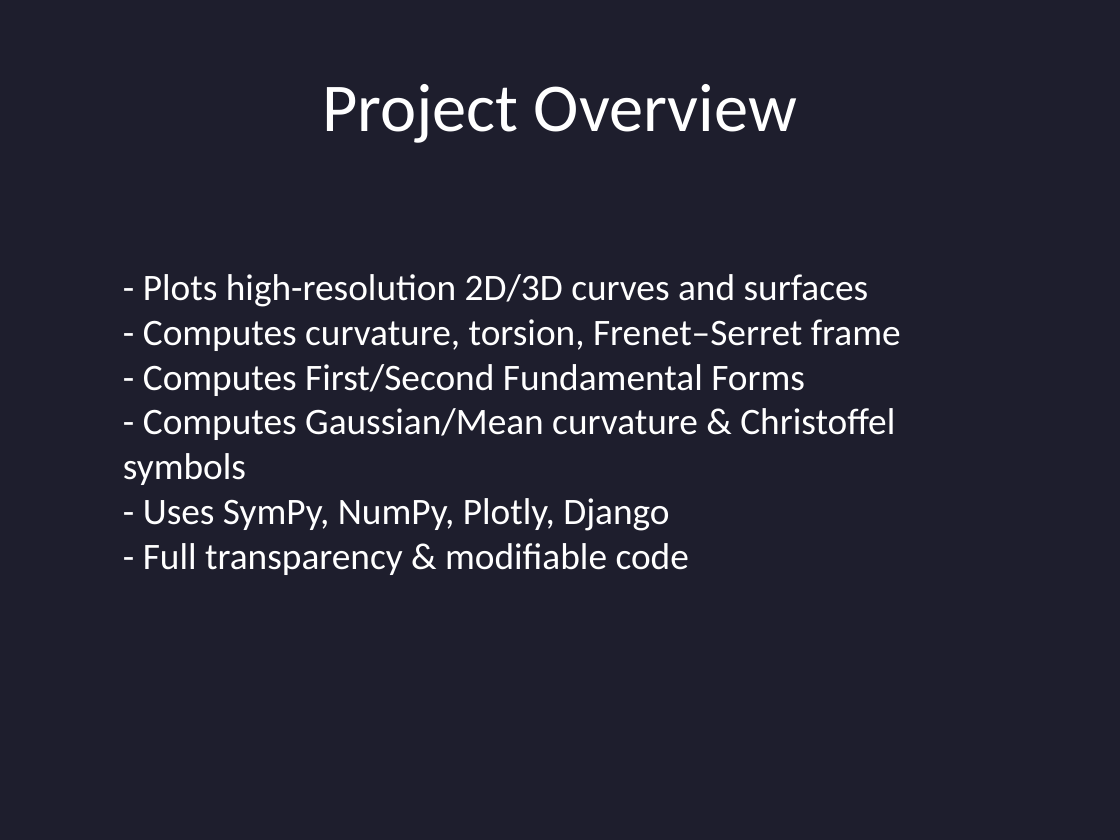
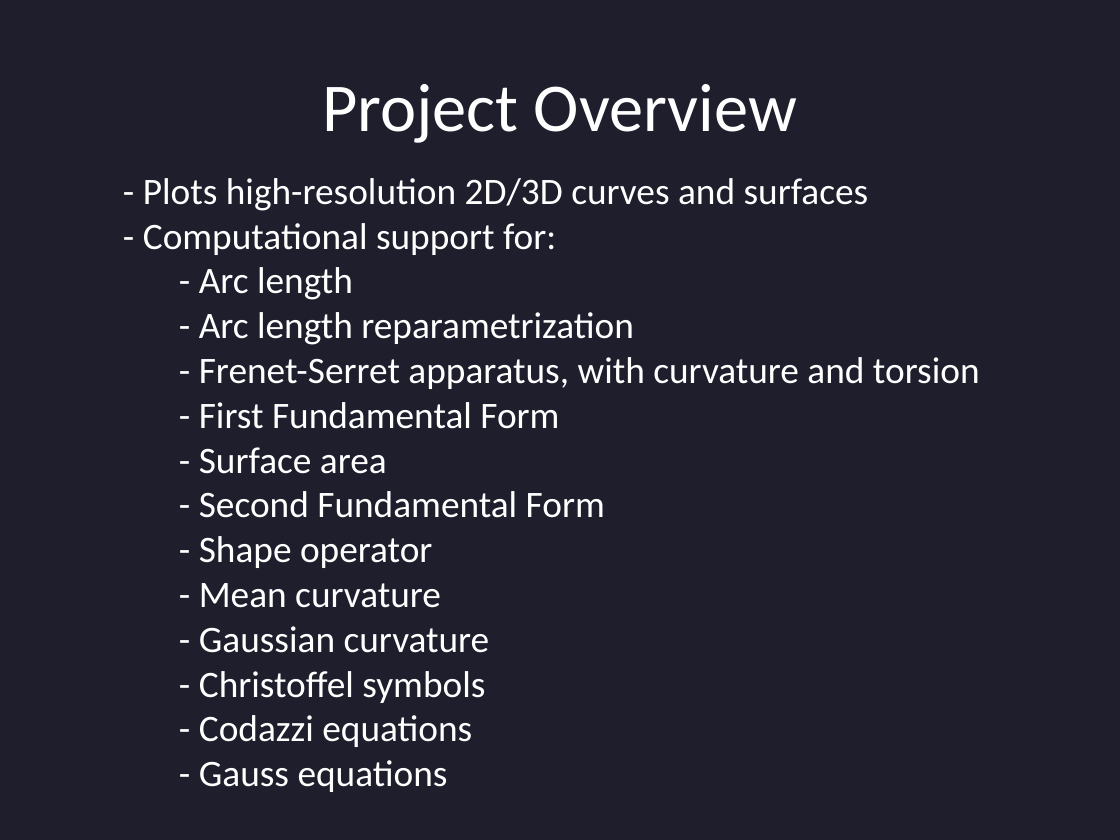
Before and after one commit to Ashwin-180803/MATH348-Project, a slide deck: slide 2 of Final_Curves_and_Surfaces_FullEdition.pptx. Drawn at 1120x840 pixels with LibreOffice and Linux fonts; fonts in the diff are those of the drawing. Boxes give left, top, right and bottom in pixels: in the first picture for what was removed or moved away, otherwise in the second. Text is boxed around its words. In the diff, an @@ line names an element or a change of style, - is before the commit and + after.

```diff
--- a/Final_Curves_and_Surfaces_FullEdition.pptx
+++ b/Final_Curves_and_Surfaces_FullEdition.pptx
@@ text at (143, 178, 980, 792): text changed @@
-- Plots high-resolution 2D/3D curves and surfaces
-- Computes curvature, torsion, Frenet–Serret frame
-- Computes First/Second Fundamental Forms
-- Computes Gaussian/Mean curvature & Christoffel symbols
-- Uses SymPy, NumPy, Plotly, Django
-- Full transparency & modifiable code
+- Plots high-resolution 2D/3D curves and surfaces
+- Computational support for:
+  - Arc length
+  - Arc length reparametrization
+  - Frenet-Serret apparatus, with curvature and torsion
+  - First Fundamental Form
+  - Surface area
+  - Second Fundamental Form
+  - Shape operator
+  - Mean curvature
+  - Gaussian curvature
+  - Christoffel symbols
+  - Codazzi equations
+  - Gauss equations
```
Also in this commit, not shown: 5 other slides changed, 1 slide added, 12 slides removed, 3 other files.
